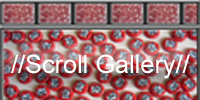
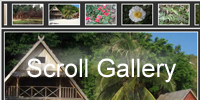
Layered file, before and after one edit (200×100). Changes by layer:
renamed "//Scroll Gallery//" to "Scroll Gallery", painted on it over [11, 54, 190, 83]
renamed "Ebene 4" to "Ebene 5", painted on it over [0, 0, 200, 100]
